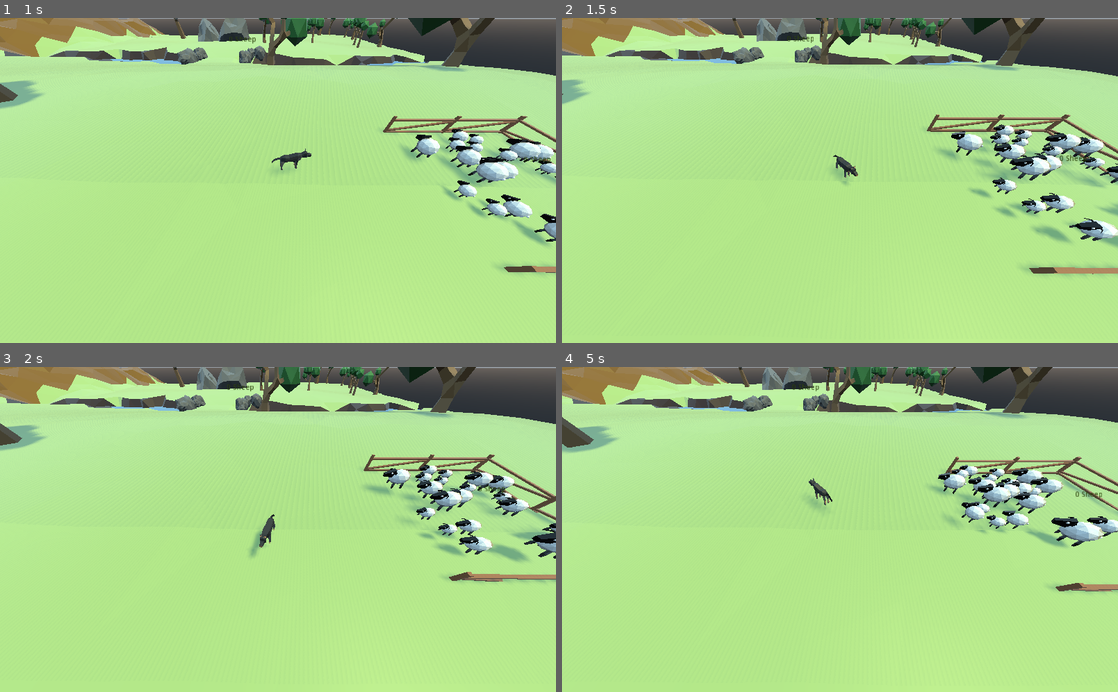
Above: before the commit, frames 1-4 (two rows, left to right).
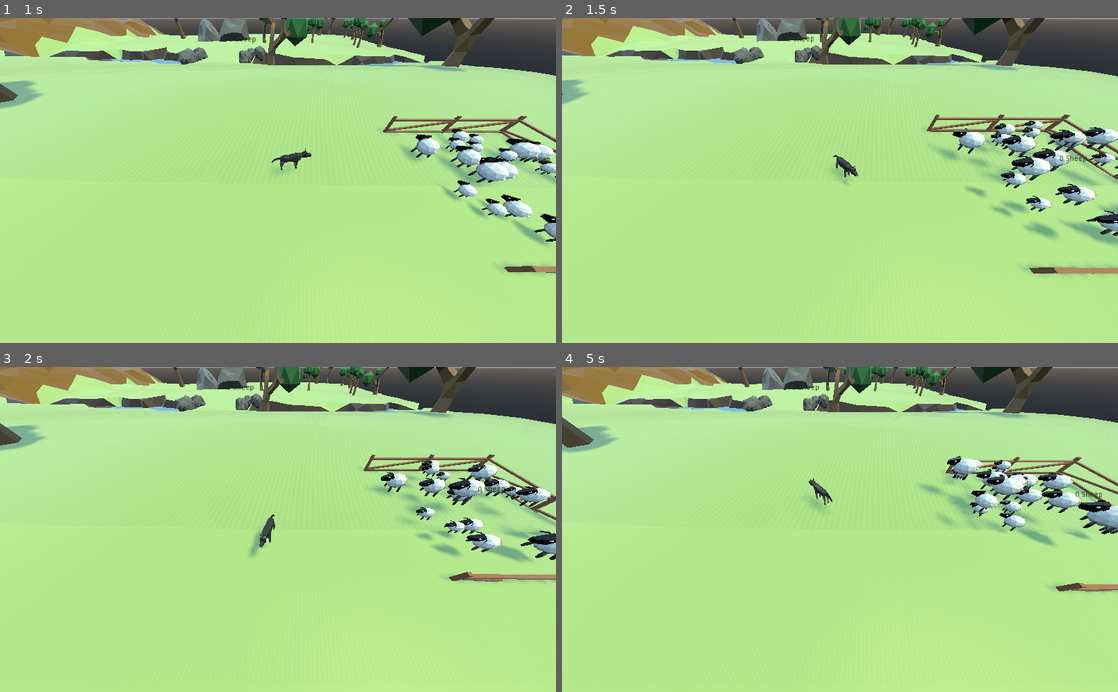
Above: after the commit, the same moments.

Repository: panic-fennecs/ideal-garbanzo
Game: Godot game, scene res://Main.tscn
Two runs of this game, one before a commit and one after it. Both use one fixed random seed, a clock stepped at 60 frames per second and the inputs below. Sound files missing from this copy of the repository are replaced by a short silence.
Inputs (mouse positions are in pixels of both pictures, inside the frame that each line leads up to):
- Up to frame 1 (1 s): tap Enter at 0.5 s; move the mouse to (400, 164) at 0.52 s; click (400, 164) at 0.67 s
- Up to frame 2 (1.5 s): drag from (728, 196) to (812, 245) at 1.27 s
- Up to frame 3 (2 s): no input
- Up to frame 4 (5 s): move the mouse to (895, 458) at 2.02 s; click (895, 458) at 2.17 s; drag from (812, 594) to (673, 480) at 2.77 s; move the mouse to (1006, 578) at 3.52 s; click (1006, 578) at 3.67 s; drag from (673, 480) to (756, 448) at 4.27 s

Frame 1 is identical in both runs. In frame 2, 3.8% of the frame differs, in the area x 70-100%, y 31-71%; in frame 3, 2.9%; in frame 4, 4.2%, in the area x 64-100%, y 27-56%.

Commit message:
juice jump tilt

Diff:
--- a/Dog.gd
+++ b/Dog.gd
@@ -10,6 +10,7 @@
 	move_animation.set_objects($"DogModel", self)
 	move_animation.force = move_animation.force * 2
 	move_animation.gravitation = move_animation.gravitation * 4
+	move_animation.power_influence = 0
 
 func move(delta):
 	var pos = transform.origin
--- a/MoveAnimation.gd
+++ b/MoveAnimation.gd
@@ -6,6 +6,11 @@
 var moving = false
 var jumping = false
 var target_dir = null
+var tilt_axis = null
+var tilt_angle = 0
+var tilt_speed = 0
+var power = 0
+var power_influence = 1
 var initial_height = 0
 var height = 0
 var velocity = 0
@@ -13,22 +18,33 @@
 var gravitation = -50
 var rotation_speed = 10
 
+func mix(a, b, t):
+	return a + (b - a) * t
+
 func _process(delta):
 	if jumping:
 		velocity += gravitation * delta
 		height += velocity * delta
+		var p = mix(0, power, power_influence)
+		tilt_angle = sin((velocity + force) / force / 2 * PI) * tilt_speed * p * delta
 		if height < 0:
 			height = 0
 			jumping = false
 	elif moving:
 		jumping = true
-		velocity = force
+		power = randf() + 1
+		var p = mix(1, power, power_influence)
+		velocity = force * p
+		tilt_axis = -rotated_object.global_transform.basis.z
+		tilt_angle = 0
+		tilt_speed = (randf() * 15) * sign(randf() - .5)
 
 	translated_object.transform.origin.y = initial_height + height
 	if target_dir:
 		var dir = -rotated_object.global_transform.basis.z
 		dir = dir.linear_interpolate(target_dir, max(10 * delta, 0))
-		rotated_object.transform = rotated_object.transform.looking_at(rotated_object.transform.origin + dir, Vector3(0, 1, 0))
+		var up = Vector3.UP.rotated(tilt_axis, tilt_angle)
+		rotated_object.transform = rotated_object.global_transform.looking_at(rotated_object.global_transform.origin + dir, up)
 
 func idle():
 	moving = false
Not shown, changed: todo.md
